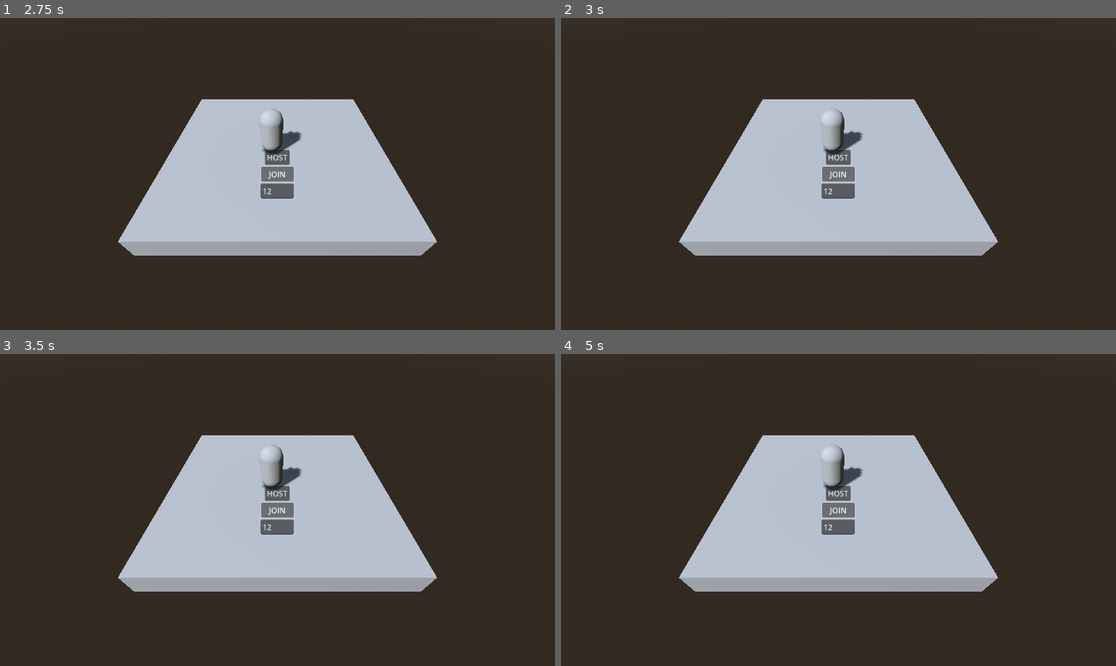
Above: before the commit, frames 1-4 (two rows, left to right).
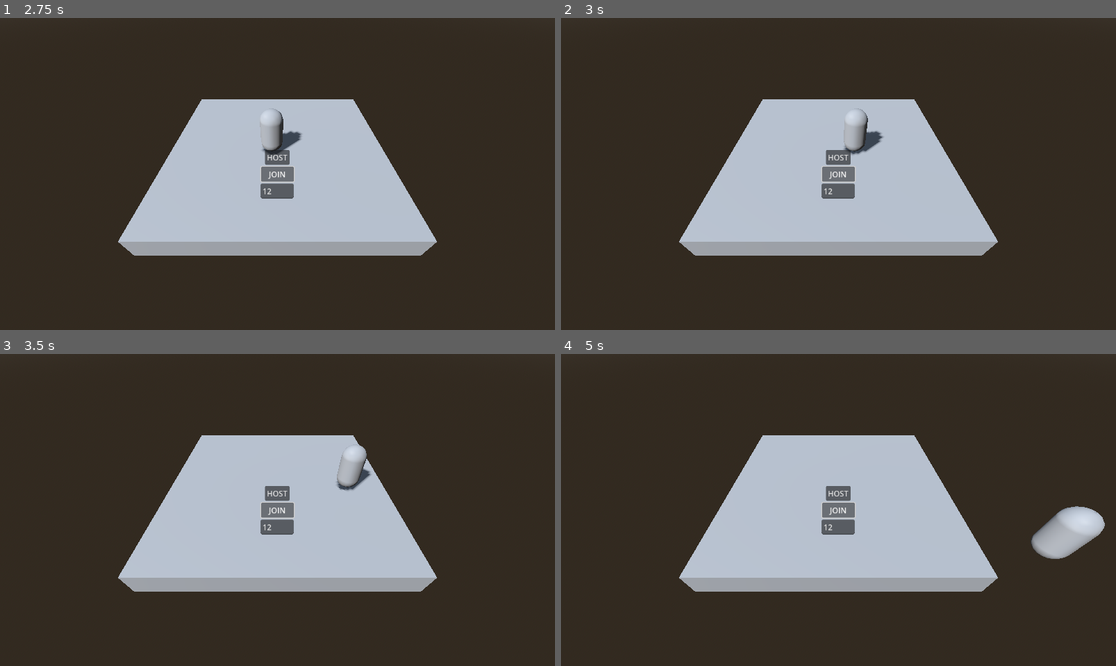
Above: after the commit, the same moments.

Repository: LeonStansfield/Basic-Godot-Multiplayer-Framework
Game: Godot game, scene res://Scenes/main.tscn
Same seed, same stepped clock (60 frames per second), same inputs: the game is played once before the commit and once after it.
Inputs (mouse positions are in pixels of both pictures, inside the frame that each line leads up to):
- Up to frame 1 (2.75 s): click (277, 189) at 0.52 s; type "12" at 0.6 s; click "HOST" at 1.25 s; click "JOIN" at 2 s
- Up to frame 2 (3 s): hold D (move_right, bound only after the commit) from 2.78 s (still down)
- Up to frame 3 (3.5 s): keep holding D (move_right, bound only after the commit)
- Up to frame 4 (5 s): release D (move_right, bound only after the commit) at 3.53 s; hold S (move_back, bound only after the commit) 3.53-4.28 s; hold D (move_right, bound only after the commit) from 4.28 s (still down)

Frame 1 is identical in both runs. In frame 2, 0.8% of the frame differs, in the area x 46-59%, y 28-44%; in frame 3, 0.8%; in frame 4, 1.9%, in the area x 46-98%, y 28-66%.

Commit message:
added input mappings

Diff:
--- a/project.godot
+++ b/project.godot
@@ -14,3 +14,26 @@
 run/main_scene="uid://bu8gj3f1a56e2"
 config/features=PackedStringArray("4.4", "Forward Plus")
 config/icon="res://icon.svg"
+
+[input]
+
+move_forward={
+"deadzone": 0.2,
+"events": [Object(InputEventKey,"resource_local_to_scene":false,"resource_name":"","device":-1,"window_id":0,"alt_pressed":false,"shift_pressed":false,"ctrl_pressed":false,"meta_pressed":false,"pressed":false,"keycode":0,"physical_keycode":87,"key_label":0,"unicode":119,"location":0,"echo":false,"script":null)
+]
+}
+move_back={
+"deadzone": 0.2,
+"events": [Object(InputEventKey,"resource_local_to_scene":false,"resource_name":"","device":-1,"window_id":0,"alt_pressed":false,"shift_pressed":false,"ctrl_pressed":false,"meta_pressed":false,"pressed":false,"keycode":0,"physical_keycode":83,"key_label":0,"unicode":115,"location":0,"echo":false,"script":null)
+]
+}
+move_left={
+"deadzone": 0.2,
+"events": [Object(InputEventKey,"resource_local_to_scene":false,"resource_name":"","device":-1,"window_id":0,"alt_pressed":false,"shift_pressed":false,"ctrl_pressed":false,"meta_pressed":false,"pressed":false,"keycode":0,"physical_keycode":65,"key_label":0,"unicode":97,"location":0,"echo":false,"script":null)
+]
+}
+move_right={
+"deadzone": 0.2,
+"events": [Object(InputEventKey,"resource_local_to_scene":false,"resource_name":"","device":-1,"window_id":0,"alt_pressed":false,"shift_pressed":false,"ctrl_pressed":false,"meta_pressed":false,"pressed":false,"keycode":0,"physical_keycode":68,"key_label":0,"unicode":100,"location":0,"echo":false,"script":null)
+]
+}
